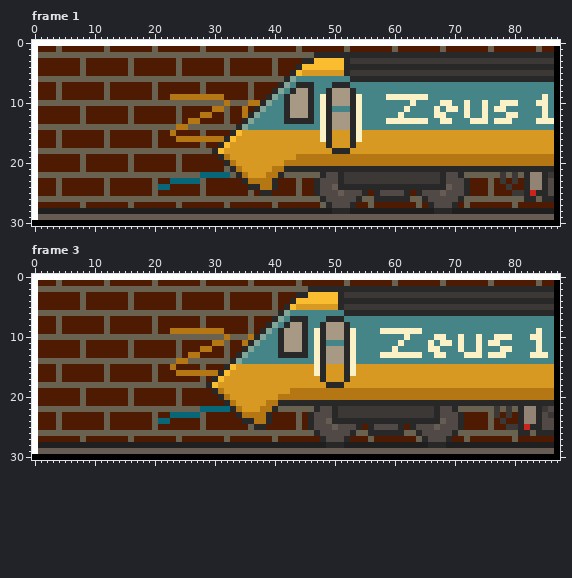
Edited in one commit: animated GIF sprite (stadt/assets/images/zeus-train.gif). Above is the file before it was changed.
The file is 88x31 pixels, 84 frames. Colours within 5 levels of each other are drawn and written as one. Shown: frame 1, frame 3. The commit also changed other frames, which this record leaves out.
New version:
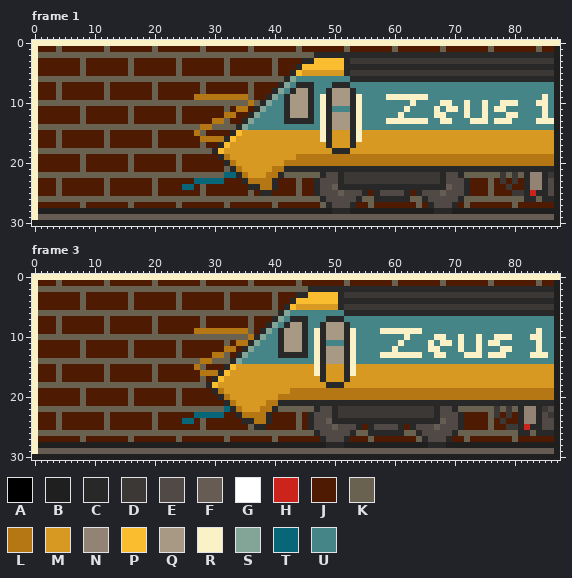
Palette (. is transparent): A #000000  B #1f1f1f  C #282828  D #3c3836  E #504945  F #665c54  G #ffffff  H #cc241d  J #4f1a02  K #6a6250  L #b57614  M #d79921  N #928374  P #fabd2f  Q #a89984  R #fbf1c7  S #83a598  T #076678  U #458588
Edits made:
Changed rows in their new state; - is an unchanged pixel.
Frame 1:
first column x 0:
 0 RRRRRRRRRRRRRRRRRRRRRRRRRRRRRRRRRRRRRRRRRRRRRRRRRRRRRRRRRRRRRRRRRRRRRRRRRRRRRRRRRRRRRRRR
 1 R--------------------------------------------------------------------------------------B
 2 R--------------------------------------------------------------------------------------B
 3 R--------------------------------------------------------------------------------------B
 4 R--------------------------------------------------------------------------------------B
 5 R--------------------------------------------------------------------------------------B
 6 R--------------------------------------------------------------------------------------B
 7 R--------------------------------------------------------------------------------------B
 8 R--------------------------------------------------------------------------------------B
 9 R----------------------JJJJ-----LLLL---------------------------------------------------B
10 R-------------------------------K----K-------------------------------------------------B
11 R-----------------------------JJ--L----------------------------------------------------B
12 R---------------------------JJ--LL-J---------------------------------------------------B
13 R-------------------------JJ--LL-------------------------------------------------------B
14 R-----------------------KK--LL---------------------------------------------------------B
15 R----------------------J---L-----------------------------------------------------------B
16 R-----------------------JJJJ-----------------------------------------------------------B
17 R--------------------------------------------------------------------------------------B
18 R--------------------------------------------------------------------------------------B
19 R--------------------------------------------------------------------------------------B
20 R--------------------------------------------------------------------------------------B
21 R--------------------------------------------------------------------------------------B
22 R---------------------------KKKK-T-----------------------------------------------------B
23 R----------------------JJJJ-TTTT-------------------------------------------------------B
24 R--------------------JJ--TT------------------------------------------------------------B
25 R--------------------------------------------------------------------------------------B
26 R--------------------------------------------------------------------------------------B
27 R--------------------------------------------------------------------------------------B
28 R--------------------------------------------------------------------------------------B
29 R--------------------------------------------------------------------------------------B
30 BBBBBBBBBBBBBBBBBBBBBBBBBBBBBBBBBBBBBBBBBBBBBBBBBBBBBBBBBBBBBBBBBBBBBBBBBBBBBBBBBBBBBBBB
Frame 3:
first column x 0:
 0 RRRRRRRRRRRRRRRRRRRRRRRRRRRRRRRRRRRRRRRRRRRRRRRRRRRRRRRRRRRRRRRRRRRRRRRRRRRRRRRRRRRRRRRR
 1 R--------------------------------------------------------------------------------------B
 2 R--------------------------------------------------------------------------------------B
 3 R--------------------------------------------------------------------------------------B
 4 R--------------------------------------------------------------------------------------B
 5 R--------------------------------------------------------------------------------------B
 6 R--------------------------------------------------------------------------------------B
 7 R--------------------------------------------------------------------------------------B
 8 R--------------------------------------------------------------------------------------B
 9 R----------------------JJJJ-----LLLL---------------------------------------------------B
10 R-------------------------------K------------------------------------------------------B
11 R-----------------------------JJ--L----------------------------------------------------B
12 R---------------------------JJ--LL-----------------------------------------------------B
13 R-------------------------JJ--LL-------------------------------------------------------B
14 R-----------------------KK--LL---------------------------------------------------------B
15 R----------------------J---L-----------------------------------------------------------B
16 R-----------------------JJJJ-----------------------------------------------------------B
17 R--------------------------------------------------------------------------------------B
18 R--------------------------------------------------------------------------------------B
19 R--------------------------------------------------------------------------------------B
20 R--------------------------------------------------------------------------------------B
21 R--------------------------------------------------------------------------------------B
22 R---------------------------KKKK-------------------------------------------------------B
23 R----------------------JJJJ-TTTT-------------------------------------------------------B
24 R--------------------JJ--TT------------------------------------------------------------B
25 R--------------------------------------------------------------------------------------B
26 R--------------------------------------------------------------------------------------B
27 R--------------------------------------------------------------------------------------B
28 R--------------------------------------------------------------------------------------B
29 R--------------------------------------------------------------------------------------B
30 BBBBBBBBBBBBBBBBBBBBBBBBBBBBBBBBBBBBBBBBBBBBBBBBBBBBBBBBBBBBBBBBBBBBBBBBBBBBBBBBBBBBBBBB
Boxes around the changes in both pictures, in picture pixels (x1, y1, x2, y2):
changed: (32, 40, 560, 226)
changed: (32, 274, 560, 460)
